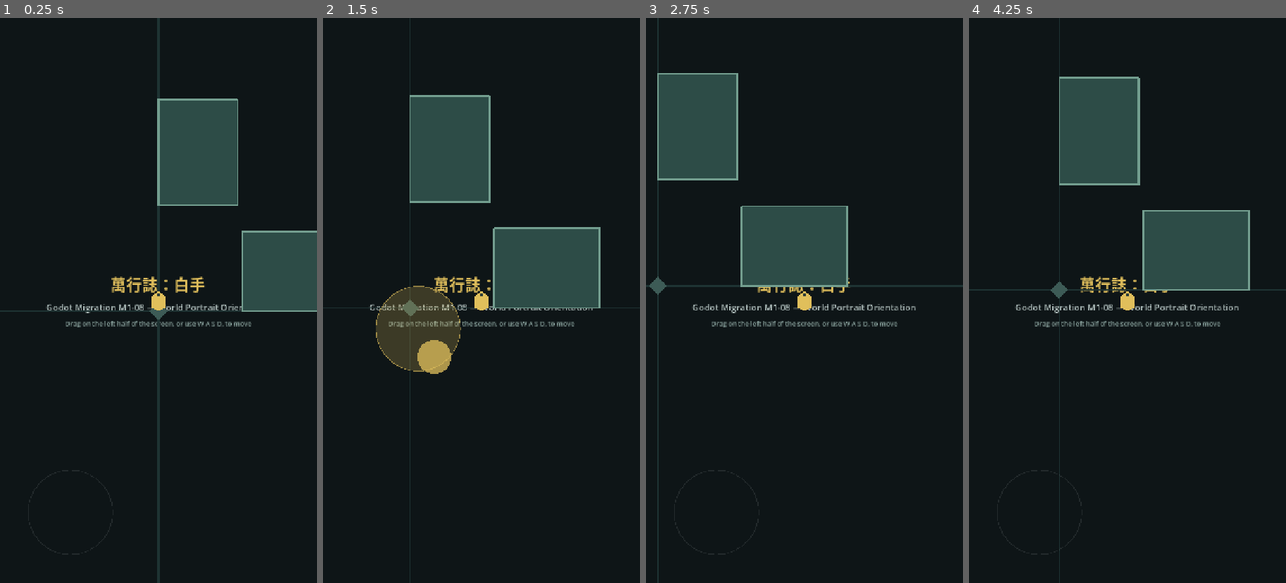
Above: before the commit, frames 1-4 (left to right).
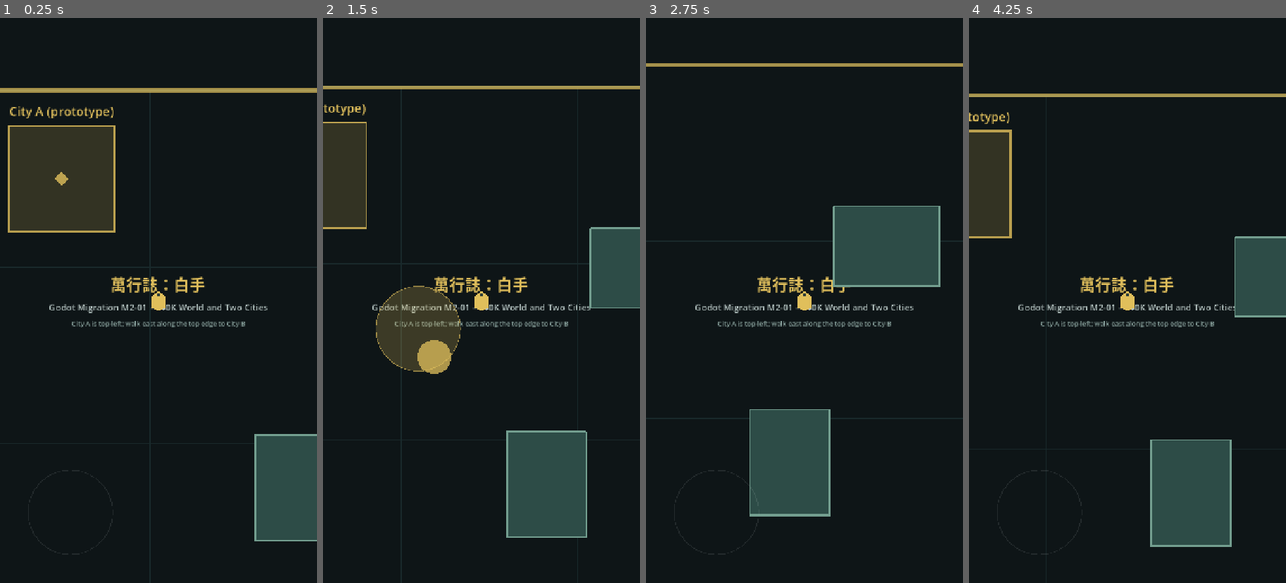
Above: after the commit, the same moments.

Repository: 8tdgdvs26d-netizen/project-gersang-mobile
Game: Godot game, scene res://scenes/main.tscn
Same seed, same stepped clock (60 frames per second), same inputs: the game is played once before the commit and once after it.
Inputs (mouse positions are in pixels of both pictures, inside the frame that each line leads up to):
- Up to frame 1 (0.25 s): no input
- Up to frame 2 (1.5 s): tap Enter at 0.5 s; move the mouse to (551, 272) at 0.52 s; hold D (move_right) 0.53-1.25 s; click (551, 272) at 0.67 s; drag from (418, 328) to (465, 413) at 1.27 s
- Up to frame 3 (2.75 s): move the mouse to (836, 176) at 2.02 s; hold D (move_right) from 2.03 s (still down)
- Up to frame 4 (4.25 s): release D (move_right) at 2.75 s; drag from (1111, 413) to (1032, 215) at 2.77 s; move the mouse to (1222, 385) at 3.52 s; hold A (move_left) from 3.53 s (still down)

The runs differ from the first frame. In frame 1, 21% of the frame differs, in the area x 0-100%, y 0-100%; in frame 2, 20%; in frame 3, 20%; in frame 4, 21%.

Commit message:
feat(godot): add M2-01 40K world and two corner cities
Expand the world to 40,000 x 40,000 with approved anchors for cities A-D.
Cities A and B get placeholder markers with Area2D entry triggers; C and D
are reserved coordinates only. The player spawns near City A, and the
existing movement, joystick, camera and collision code is unchanged.

Co-Authored-By: Claude Opus 5.5 <noreply@anthropic.com>
Claude-Session: https://claude.ai/code/session_01CPuDgFREwJNYYd7guvJZ5v

Diff:
--- /dev/null
+++ b/godot/scenes/city_marker.tscn
@@ -0,0 +1,46 @@
+[gd_scene load_steps=3 format=3]
+
+[ext_resource type="Script" path="res://scripts/city_marker.gd" id="1_city"]
+
+[sub_resource type="CircleShape2D" id="CircleShape2D_trigger"]
+radius = 240.0
+
+[node name="CityMarker" type="Area2D"]
+collision_layer = 0
+script = ExtResource("1_city")
+
+[node name="Footprint" type="Polygon2D" parent="."]
+polygon = PackedVector2Array(-120, -120, 120, -120, 120, 120, -120, 120)
+color = Color(0.88, 0.75, 0.36, 0.18)
+
+[node name="Outline" type="Line2D" parent="."]
+points = PackedVector2Array(-120, -120, 120, -120, 120, 120, -120, 120, -120, -120)
+width = 4.0
+default_color = Color(0.88, 0.75, 0.36, 0.8)
+
+[node name="CenterMarker" type="Polygon2D" parent="."]
+polygon = PackedVector2Array(0, -16, 16, 0, 0, 16, -16, 0)
+color = Color(0.88, 0.75, 0.36, 0.8)
+
+[node name="TriggerShape" type="CollisionShape2D" parent="."]
+shape = SubResource("CircleShape2D_trigger")
+
+[node name="NameLabel" type="Label" parent="."]
+offset_left = -180.0
+offset_top = -172.0
+offset_right = 180.0
+offset_bottom = -132.0
+theme_override_colors/font_color = Color(0.88, 0.75, 0.36, 1)
+theme_override_font_sizes/font_size = 28
+text = "City"
+horizontal_alignment = 1
+
+[node name="EnterLabel" type="Label" parent="."]
+offset_left = -180.0
+offset_top = 132.0
+offset_right = 180.0
+offset_bottom = 168.0
+theme_override_colors/font_color = Color(0.73, 0.79, 0.78, 1)
+theme_override_font_sizes/font_size = 22
+text = "Enter City"
+horizontal_alignment = 1
--- a/godot/scenes/main.tscn
+++ b/godot/scenes/main.tscn
@@ -1,31 +1,29 @@
-[gd_scene load_steps=6 format=3]
+[gd_scene load_steps=8 format=3]
 
 [ext_resource type="Script" path="res://scripts/main.gd" id="1_main"]
 [ext_resource type="PackedScene" path="res://scenes/player.tscn" id="2_player"]
 [ext_resource type="Script" path="res://scripts/world_boundary.gd" id="3_boundary"]
 [ext_resource type="PackedScene" path="res://scenes/obstacle.tscn" id="4_obstacle"]
 [ext_resource type="PackedScene" path="res://scenes/touch_joystick.tscn" id="5_joystick"]
+[ext_resource type="Script" path="res://scripts/world_grid.gd" id="6_grid"]
+[ext_resource type="PackedScene" path="res://scenes/city_marker.tscn" id="7_city"]
 
 [node name="Main" type="Node2D"]
 script = ExtResource("1_main")
 
-[node name="WorldReference" type="Node2D" parent="."]
-position = Vector2(640, 500)
-
-[node name="HorizontalGuide" type="Polygon2D" parent="WorldReference"]
-polygon = PackedVector2Array(-2000, -2, 2000, -2, 2000, 2, -2000, 2)
-color = Color(0.12, 0.2, 0.2, 1)
-
-[node name="VerticalGuide" type="Polygon2D" parent="WorldReference"]
-polygon = PackedVector2Array(-2, -2000, 2, -2000, 2, 2000, -2, 2000)
-color = Color(0.12, 0.2, 0.2, 1)
-
-[node name="OriginMarker" type="Polygon2D" parent="WorldReference"]
-polygon = PackedVector2Array(0, -20, 20, 0, 0, 20, -20, 0)
-color = Color(0.24, 0.36, 0.34, 1)
+[node name="WorldGrid" type="Node2D" parent="."]
+script = ExtResource("6_grid")
 
 [node name="WorldBoundary" type="Node2D" parent="."]
 script = ExtResource("3_boundary")
+
+[node name="Cities" type="Node2D" parent="."]
+
+[node name="CityA" parent="Cities" instance=ExtResource("7_city")]
+city_id = "A"
+
+[node name="CityB" parent="Cities" instance=ExtResource("7_city")]
+city_id = "B"
 
 [node name="Actors" type="Node2D" parent="."]
 y_sort_enabled = true
@@ -34,11 +32,11 @@
 position = Vector2(950, 500)
 
 [node name="UpperObstacle" parent="Actors" instance=ExtResource("4_obstacle")]
-position = Vector2(640, 140)
+position = Vector2(640, 900)
 rotation = 1.5708
 
 [node name="Player" parent="Actors" instance=ExtResource("2_player")]
-position = Vector2(640, 500)
+position = Vector2(420, 500)
 touch_joystick_path = NodePath("../../TouchControls/Joystick")
 
 [node name="TouchControls" parent="." instance=ExtResource("5_joystick")]
@@ -74,11 +72,11 @@
 [node name="Subtitle" type="Label" parent="Interface/Content/Status"]
 theme_override_colors/font_color = Color(0.73, 0.79, 0.78, 1)
 theme_override_font_sizes/font_size = 20
-text = "Godot Migration M1-08 — World Portrait Orientation"
+text = "Godot Migration M2-01 — 40K World and Two Cities"
 horizontal_alignment = 1
 
 [node name="Scope" type="Label" parent="Interface/Content/Status"]
 theme_override_colors/font_color = Color(0.55, 0.65, 0.63, 1)
 theme_override_font_sizes/font_size = 15
-text = "Drag on the left half of the screen, or use W A S D, to move"
+text = "City A is top-left; walk east along the top edge to City B"
 horizontal_alignment = 1
--- /dev/null
+++ b/godot/scripts/city_marker.gd
@@ -0,0 +1,38 @@
+class_name CityMarker
+extends Area2D
+
+## Prototype city landmark with a minimal entry trigger. It only reports
+## whether the player is inside; city content belongs to a later package.
+
+signal player_entered_city(city_id: String)
+signal player_exited_city(city_id: String)
+
+@export var city_id := "A"
+
+var _player_inside := false
+
+
+func _ready() -> void:
+	position = WorldLayout.CITY_ANCHORS[city_id]
+	($NameLabel as Label).text = "City %s (prototype)" % city_id
+	($EnterLabel as Label).visible = false
+	body_entered.connect(_on_body_entered)
+	body_exited.connect(_on_body_exited)
+
+
+func is_player_inside() -> bool:
+	return _player_inside
+
+
+func _on_body_entered(body: Node2D) -> void:
+	if body is Player:
+		_player_inside = true
+		($EnterLabel as Label).visible = true
+		player_entered_city.emit(city_id)
+
+
+func _on_body_exited(body: Node2D) -> void:
+	if body is Player:
+		_player_inside = false
+		($EnterLabel as Label).visible = false
+		player_exited_city.emit(city_id)
--- a/godot/scripts/main.gd
+++ b/godot/scripts/main.gd
@@ -1,7 +1,7 @@
 extends Node2D
 
-const BOOTSTRAP_VERSION := "M1-08"
+const BOOTSTRAP_VERSION := "M2-01"
 
 
 func _ready() -> void:
-	print("Myrial: Unwritten ", BOOTSTRAP_VERSION, " world portrait orientation ready")
+	print("Myrial: Unwritten ", BOOTSTRAP_VERSION, " 40K world and two corner cities ready")
--- a/godot/scripts/world_boundary.gd
+++ b/godot/scripts/world_boundary.gd
@@ -1,7 +1,7 @@
 class_name WorldBoundary
 extends Node2D
 
-const BOUNDS := Rect2(-1000.0, -700.0, 3280.0, 2400.0)
+const BOUNDS := Rect2(Vector2.ZERO, WorldLayout.WORLD_SIZE)
 const BORDER_COLOR := Color(0.88, 0.75, 0.36, 0.7)
 const BORDER_WIDTH := 8.0
 
--- /dev/null
+++ b/godot/scripts/world_grid.gd
@@ -0,0 +1,28 @@
+class_name WorldGrid
+extends Node2D
+
+## Lightweight orientation grid for the empty prototype world. It only draws
+## lines once; no textures or collision objects are created.
+
+const SPACING := 400.0
+const MAJOR_EVERY := 10
+const MINOR_COLOR := Color(0.1, 0.16, 0.17, 1)
+const MAJOR_COLOR := Color(0.18, 0.28, 0.27, 1)
+
+
+func _draw() -> void:
+	var size := WorldLayout.WORLD_SIZE
+	for column in range(int(size.x / SPACING) + 1):
+		var x := column * SPACING
+		draw_line(Vector2(x, 0.0), Vector2(x, size.y), _color(column), _width(column))
+	for row in range(int(size.y / SPACING) + 1):
+		var y := row * SPACING
+		draw_line(Vector2(0.0, y), Vector2(size.x, y), _color(row), _width(row))
+
+
+func _color(index: int) -> Color:
+	return MAJOR_COLOR if index % MAJOR_EVERY == 0 else MINOR_COLOR
+
+
+func _width(index: int) -> float:
+	return 4.0 if index % MAJOR_EVERY == 0 else 2.0
--- /dev/null
+++ b/godot/scripts/world_layout.gd
@@ -0,0 +1,21 @@
+class_name WorldLayout
+extends RefCounted
+
+## Approved Stage 2 world scale and four-city spatial anchors.
+## Only cities A and B are active; C and D are spatial reservations only.
+
+const WORLD_SIZE := Vector2(40000.0, 40000.0)
+
+const CITY_A := Vector2(200.0, 200.0)
+const CITY_B := Vector2(39800.0, 200.0)
+const CITY_C := Vector2(200.0, 39800.0)
+const CITY_D := Vector2(39800.0, 39800.0)
+
+const CITY_ANCHORS := {
+	"A": CITY_A,
+	"B": CITY_B,
+	"C": CITY_C,
+	"D": CITY_D,
+}
+const ACTIVE_CITY_IDS := ["A", "B"]
+const RESERVED_CITY_IDS := ["C", "D"]
--- a/godot/tests/verify_m1_04.gd
+++ b/godot/tests/verify_m1_04.gd
@@ -15,7 +15,7 @@
 	player._clamp_to_world_boundary()
 	assert(player.global_position == WorldBoundary.BOUNDS.position + Player.BOUNDARY_MIN_OFFSET)
 
-	player.global_position = Vector2(5000.0, 5000.0)
+	player.global_position = Vector2(50000.0, 50000.0)
 	player._clamp_to_world_boundary()
 	assert(player.global_position == WorldBoundary.BOUNDS.end - Player.BOUNDARY_MAX_OFFSET)
 
--- /dev/null
+++ b/godot/tests/verify_m2_01.gd
@@ -0,0 +1,146 @@
+extends SceneTree
+
+const APPROVED_SPEED := 220.0
+const A_TO_B_DISTANCE := 39600.0
+const A_TO_B_SECONDS := 180.0
+const PHYSICS_STEP := 1.0 / 60.0
+const WALK_TOLERANCE := 5.0
+
+var _checks := 0
+var _failures := 0
+
+
+func _initialize() -> void:
+	_verify_layout_constants()
+
+	var main_scene := load("res://scenes/main.tscn") as PackedScene
+	_check(main_scene != null, "Main scene must load")
+	var main := main_scene.instantiate()
+	root.add_child(main)
+	# Wait until the scene is inside the tree so _ready, areas and physics exist.
+	await physics_frame
+	await physics_frame
+
+	var player := main.get_node("Actors/Player") as Player
+	var city_a := main.get_node_or_null("Cities/CityA") as CityMarker
+	var city_b := main.get_node_or_null("Cities/CityB") as CityMarker
+
+	_verify_existing_systems(main, player)
+	_verify_cities(main, city_a, city_b)
+	_verify_spawn(player, city_a)
+	await _verify_boundary(player)
+	await _verify_a_to_b_walk(player, city_a, city_b)
+
+	if _failures == 0:
+		print("M2-01 40K world and two corner cities verification passed (%d checks)" % _checks)
+	quit(1 if _failures > 0 else 0)
+
+
+func _verify_layout_constants() -> void:
+	_check(WorldLayout.WORLD_SIZE == Vector2(40000.0, 40000.0), "World must be 40,000 x 40,000")
+	_check(WorldBoundary.BOUNDS == Rect2(0.0, 0.0, 40000.0, 40000.0), "World boundary must use the 40K bounds")
+	_check(WorldLayout.CITY_A == Vector2(200.0, 200.0), "City A anchor must be (200, 200)")
+	_check(WorldLayout.CITY_B == Vector2(39800.0, 200.0), "City B anchor must be (39800, 200)")
+	_check(WorldLayout.CITY_C == Vector2(200.0, 39800.0), "City C reserved anchor must be (200, 39800)")
+	_check(WorldLayout.CITY_D == Vector2(39800.0, 39800.0), "City D reserved anchor must be (39800, 39800)")
+	_check(WorldLayout.ACTIVE_CITY_IDS == ["A", "B"], "Only cities A and B may be active")
+	_check(WorldLayout.RESERVED_CITY_IDS == ["C", "D"], "Cities C and D must be reserved")
+	for city_id in WorldLayout.CITY_ANCHORS:
+		_check(WorldBoundary.BOUNDS.has_point(WorldLayout.CITY_ANCHORS[city_id]), "City %s anchor must be inside the world" % city_id)
+
+	var distance := WorldLayout.CITY_A.distance_to(WorldLayout.CITY_B)
+	_check(is_equal_approx(distance, A_TO_B_DISTANCE), "A to B distance must be 39,600")
+	_check(is_equal_approx(distance / APPROVED_SPEED, A_TO_B_SECONDS), "A to B theoretical travel time must be 180 seconds")
+
+
+func _verify_existing_systems(main: Node, player: Player) -> void:
+	_check(player.move_speed == APPROVED_SPEED, "Player speed must stay 220")
+	var joystick := main.get_node_or_null("TouchControls/Joystick") as TouchJoystick
+	_check(joystick != null and player._touch_joystick == joystick, "Joystick must stay wired to the player")
+	var camera := player.get_node_or_null("Camera") as Camera2D
+	_check(camera != null and camera.enabled, "Player must keep its enabled Camera2D")
+	_check((main.get_node("Actors") as Node2D).y_sort_enabled, "Actors must keep Y-sort")
+
+	Input.action_press("move_right")
+	_check(player.get_movement_direction().is_equal_approx(Vector2.RIGHT), "Keyboard movement must still work")
+	Input.action_release("move_right")
+	_check(player.get_movement_direction() == Vector2.ZERO, "Keyboard release must still stop")
+
+	var player_source := FileAccess.get_file_as_string("res://scripts/player.gd")
+	_check(player_source.count("move_and_slide()") == 1, "Player must keep exactly one move_and_slide call")
+	_check(player_source.contains("get_movement_direction() * move_speed"), "Velocity must still come from the shared direction")
+
+
+func _verify_cities(main: Node, city_a: CityMarker, city_b: CityMarker) -> void:
+	_check(city_a != null and city_b != null, "Cities A and B must exist")
+	_check(city_a.global_position == WorldLayout.CITY_A, "City A marker must sit at its anchor")
+	_check(city_b.global_position == WorldLayout.CITY_B, "City B marker must sit at its anchor")
+	_check(city_a.get_node_or_null("TriggerShape") is CollisionShape2D, "City A must have a trigger zone")
+	_check(city_b.get_node_or_null("TriggerShape") is CollisionShape2D, "City B must have a trigger zone")
+	_check(city_a.monitoring and city_b.monitoring, "City triggers must monitor bodies")
+
+	var city_ids := []
+	for child in main.get_node("Cities").get_children():
+		if child is CityMarker:
+			city_ids.append((child as CityMarker).city_id)
+	_check(city_ids == ["A", "B"], "Only cities A and B may have world markers")
+
+
+func _verify_spawn(player: Player, city_a: CityMarker) -> void:
+	var spawn := player.global_position
+	_check(WorldBoundary.BOUNDS.has_point(spawn), "Spawn must be inside the world")
+	_check(spawn.distance_to(WorldLayout.CITY_A) < 600.0, "Spawn must be near City A")
+	_check(not player.test_move(player.global_transform, Vector2(0.5, 0.0)), "Spawn must not overlap collision")
+	_check(not city_a.is_player_inside(), "Spawn must start just outside the City A trigger")
+
+	var half_view := Vector2(720.0, 1280.0) / 2.0
+	var camera_centre := player.get_node("Camera").global_position as Vector2
+	var offset := (WorldLayout.CITY_A - camera_centre).abs()
+	_check(offset.x < half_view.x and offset.y < half_view.y, "City A must be on screen at spawn")
+
+
+func _verify_boundary(player: Player) -> void:
+	var cases := [
+		[Vector2(30.0, 20000.0), "move_left", Vector2(Player.BOUNDARY_MIN_OFFSET.x, 20000.0)],
+		[Vector2(39970.0, 20000.0), "move_right", Vector2(40000.0 - Player.BOUNDARY_MAX_OFFSET.x, 20000.0)],
+		[Vector2(20000.0, 70.0), "move_up", Vector2(20000.0, Player.BOUNDARY_MIN_OFFSET.y)],
+		[Vector2(20000.0, 39990.0), "move_down", Vector2(20000.0, 40000.0 - Player.BOUNDARY_MAX_OFFSET.y)],
+	]
+	for case in cases:
+		player.global_position = case[0]
+		Input.action_press(case[1])
+		for step in range(60):
+			player._physics_process(PHYSICS_STEP)
+		Input.action_release(case[1])
+		_check(player.global_position.is_equal_approx(case[2]), "Boundary must stop %s at the 40K edge" % case[1])
+	await physics_frame
+
+
+func _verify_a_to_b_walk(player: Player, city_a: CityMarker, city_b: CityMarker) -> void:
+	player.global_position = WorldLayout.CITY_A
+	await physics_frame
+	await physics_frame
+	_check(city_a.is_player_inside(), "Standing at City A centre must be inside its trigger")
+	_check(not city_b.is_player_inside(), "Player at City A must not be inside City B")
+
+	var steps := roundi(A_TO_B_SECONDS / PHYSICS_STEP)
+	Input.action_press("move_right")
+	for step in range(steps):
+		player._physics_process(PHYSICS_STEP)
+	Input.action_release("move_right")
+
+	var arrival := player.global_position
+	_check(absf(arrival.x - WorldLayout.CITY_B.x) <= WALK_TOLERANCE, "180 seconds east from City A must reach City B (x=%.2f)" % arrival.x)
+	_check(is_equal_approx(arrival.y, WorldLayout.CITY_B.y), "The top-edge route from A to B must be unobstructed")
+
+	await physics_frame
+	await physics_frame
+	_check(city_b.is_player_inside(), "Arriving at City B must enter its trigger")
+	_check(not city_a.is_player_inside(), "Leaving City A must exit its trigger")
+
+
+func _check(condition: bool, message: String) -> void:
+	_checks += 1
+	if not condition:
+		_failures += 1
+		push_error("FAILED: " + message)
Not shown, changed: godot/README.md
